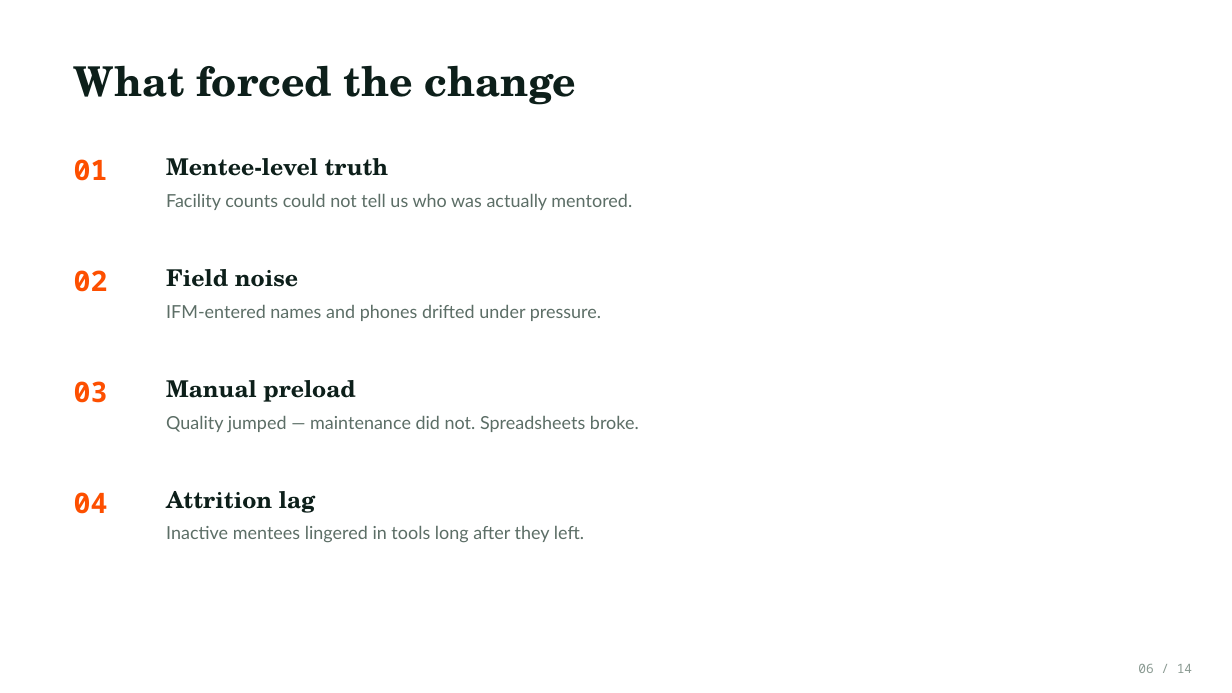
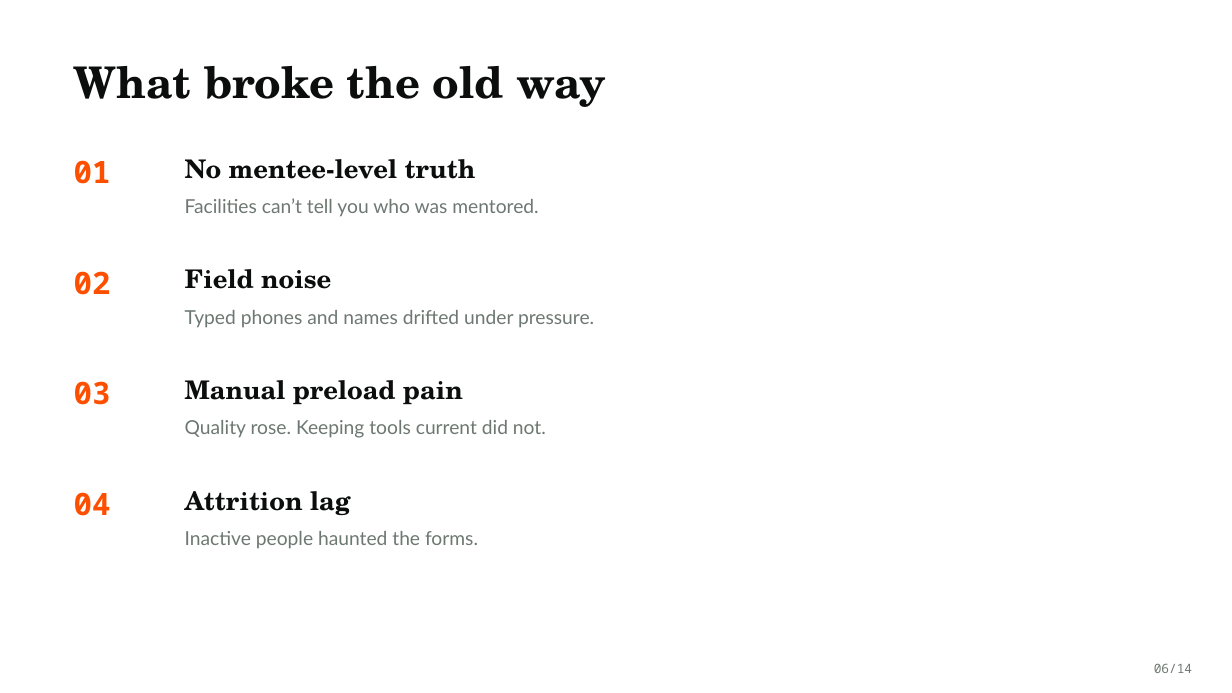
Before and after one commit to kakaijacob/Special-Operations-Schema, a slide deck: slide 6 of docs/Mentee_Mapping_SOP.pptx. Drawn at 1232x693 pixels with LibreOffice and Linux fonts; fonts in the diff are those of the drawing; background and template pictures are left out. Boxes give left, top, right and bottom in pixels: in the first picture for what was removed or moved away, otherwise in the second. Text is boxed around its words. In the diff, an @@ line names an element or a change of style, - is before the commit and + after.

```diff
--- a/docs/Mentee_Mapping_SOP.pptx
+++ b/docs/Mentee_Mapping_SOP.pptx
@@ text at (74,66,606,107): text changed; size 32 to 34 pt; text colour #0D1F1A to #0C0E0D @@
-What forced the change
+What broke the old way
@@ text at (185,159,476,179): text changed; size 18 to 20 pt; text colour #0D1F1A to #0C0E0D @@
-Mentee-level truth
+No mentee-level truth
@@ text at (185,198,538,217): text changed; size 14 to 15 pt; text colour #5C6E66 to #6E7872 @@
-Facility counts could not tell us who was actually mentored.
+Facilities can’t tell you who was mentored.
@@ text "Field noise": place and size @@
-text "Field noise" at (166,269,298,287)
+text "Field noise" at (185,269,331,289)
@@ text "Field noise" at (185,269,331,289): size 18 to 20 pt, text colour #0D1F1A to #0C0E0D @@
@@ text at (185,310,594,328): text changed; size 14 to 15 pt; text colour #5C6E66 to #6E7872 @@
-IFM-entered names and phones drifted under pressure.
+Typed phones and names drifted under pressure.
@@ text at (185,380,463,405): text changed; size 18 to 20 pt; text colour #0D1F1A to #0C0E0D @@
-Manual preload
+Manual preload pain
@@ text at (185,420,546,438): text changed; size 14 to 15 pt; text colour #5C6E66 to #6E7872 @@
-Quality jumped — maintenance did not. Spreadsheets broke.
+Quality rose. Keeping tools current did not.
@@ size 22 to 24 pt in 4 elements at (74,160,111,184), (74,271,111,295), (74,381,111,405), (74,492,111,516) @@
@@ text "Attrition lag": place and size @@
-text "Attrition lag" at (166,491,315,513)
+text "Attrition lag" at (185,491,350,516)
@@ text "Attrition lag" at (185,491,350,516): size 18 to 20 pt, text colour #0D1F1A to #0C0E0D @@
@@ text at (185,531,478,549): text changed; size 14 to 15 pt; text colour #5C6E66 to #6E7872 @@
-Inactive mentees lingered in tools long after they left.
+Inactive people haunted the forms.
@@ text at (1154,663,1192,673): text changed; text colour #8A9A92 to #6E7872 @@
-06 / 14
+06/14
```
Also in this commit, not shown: 11 other slides changed, 2 slides added, 2 slides removed, 12 other files.
